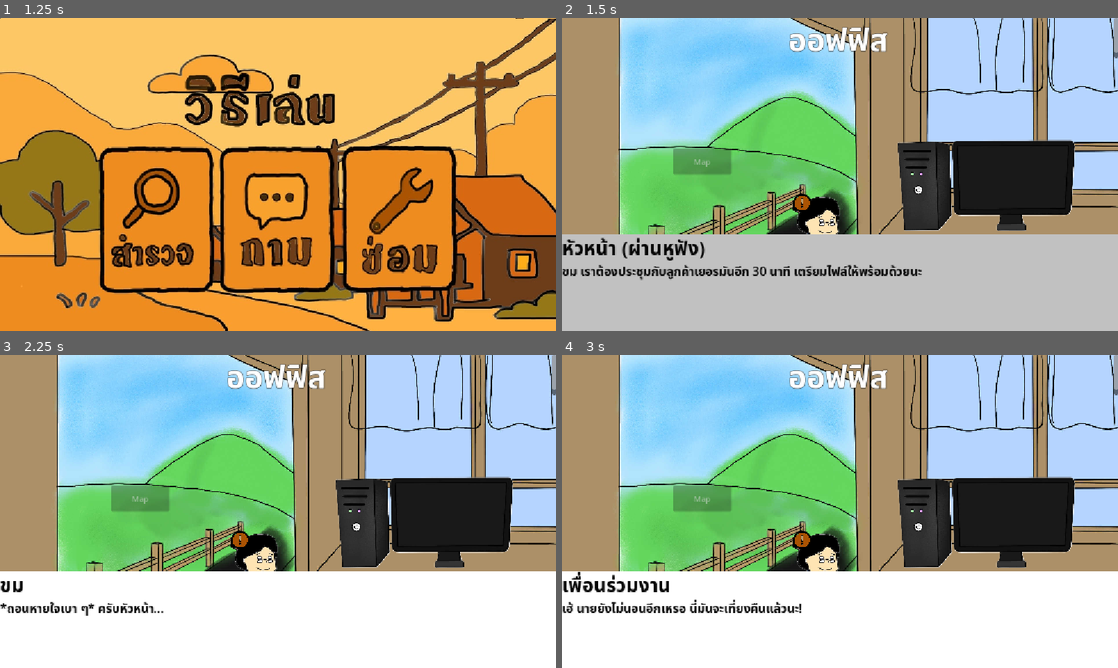
Above: before the commit, frames 1-4 (two rows, left to right).
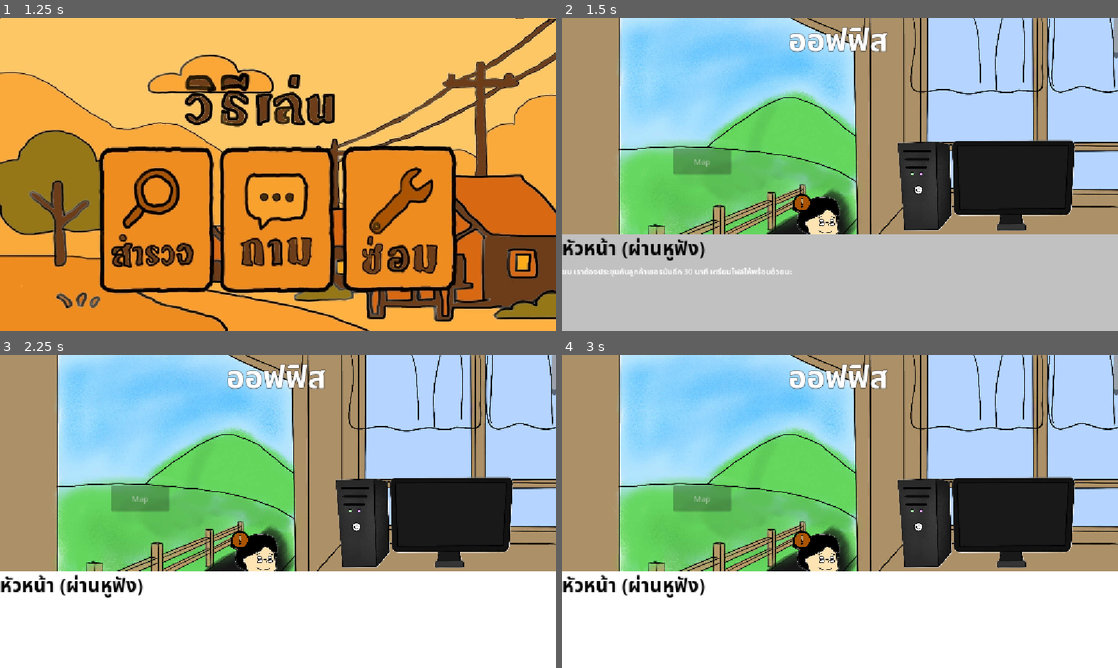
Above: after the commit, the same moments.

Repository: HeHHeyboi/BakChangKhom
Game: Godot game, scene res://Scene/Start_Scene.tscn
Same seed, same stepped clock (60 frames per second), same inputs: the game is played once before the commit and once after it.
Inputs (mouse positions are in pixels of both pictures, inside the frame that each line leads up to):
- Up to frame 1 (1.25 s): click "Start Game" at 0.5 s
- Up to frame 2 (1.5 s): click "Start Game" at 1.25 s
- Up to frame 3 (2.25 s): click (278, 621) at 2 s
- Up to frame 4 (3 s): click (840, 621) at 2.75 s

Frame 1 is identical in both runs. In frame 2, 1.3% of the frame differs, in the area x 0-65%, y 78-84%; in frame 3, 1.1%; in frame 4, 1.6%, in the area x 0-44%, y 69-83%.

Commit message:
Add time system and update dialog scene layout
Introduced a new time system with scene and script to display time of day. Refactored Dialog_Scene to use VBoxContainer for layout, changed TextBox to RichTextLabel, and updated export types in dialog_scene.gd. Minor project settings adjustments for window and locale configuration.

Diff:
--- a/Scene/Dialog_Scene.tscn
+++ b/Scene/Dialog_Scene.tscn
@@ -27,8 +27,8 @@
 process_mode = 3
 layer = 128
 script = ExtResource("1_wcj4s")
-TextBox = NodePath("PanelContainer/TextBox")
-NameBox = NodePath("PanelContainer/NameBox")
+TextBox = NodePath("PanelContainer/VBoxContainer/TextBox")
+NameBox = NodePath("PanelContainer/VBoxContainer/NameBox")
 ChoiceContainer = NodePath("ChoiceContainer")
 DialogButton = NodePath("PanelContainer")
 test_file = "Chapter1ReturnHome.txt"
@@ -69,14 +69,11 @@
 metadata/flip = true
 
 [node name="PanelContainer" type="Button" parent="."]
-anchors_preset = 7
-anchor_left = 0.5
-anchor_top = 1.0
-anchor_right = 0.5
+anchors_preset = -1
+anchor_top = 0.69100004
+anchor_right = 1.0
 anchor_bottom = 1.0
-offset_left = -576.0
-offset_top = -200.0
-offset_right = 576.0
+offset_top = 0.23196411
 grow_horizontal = 2
 grow_vertical = 0
 theme_override_styles/normal = SubResource("StyleBoxFlat_p7wtc")
@@ -87,26 +84,24 @@
 theme_override_styles/disabled = SubResource("StyleBoxFlat_mslf0")
 theme_override_styles/focus = SubResource("StyleBoxFlat_68vdo")
 
-[node name="NameBox" type="Label" parent="PanelContainer"]
+[node name="VBoxContainer" type="VBoxContainer" parent="PanelContainer"]
 layout_mode = 0
-offset_right = 1150.0
-offset_bottom = 55.0
+offset_right = 1152.0
+offset_bottom = 200.0
+
+[node name="NameBox" type="Label" parent="PanelContainer/VBoxContainer"]
+layout_mode = 2
 size_flags_vertical = 1
 theme_override_colors/font_color = Color(0, 0, 0, 1)
 theme_override_font_sizes/font_size = 40
 text = "sdsfsdfsfdsdfsfdsfsdfsf"
 metadata/_edit_lock_ = true
 
-[node name="TextBox" type="Label" parent="PanelContainer"]
-layout_mode = 0
-offset_top = 59.0
-offset_right = 1150.0
-offset_bottom = 204.0
+[node name="TextBox" type="RichTextLabel" parent="PanelContainer/VBoxContainer"]
+layout_mode = 2
 size_flags_vertical = 3
-theme_override_colors/font_color = Color(0, 0, 0, 1)
-theme_override_font_sizes/font_size = 25
 text = "kjhkjhkjh"
-autowrap_mode = 3
+text_direction = 1
 metadata/_edit_lock_ = true
 
 [node name="ChoiceContainer" type="VBoxContainer" parent="."]
--- /dev/null
+++ b/Scene/time_system.tscn
@@ -0,0 +1,31 @@
+[gd_scene load_steps=2 format=3 uid="uid://dglblhypmpmth"]
+
+[ext_resource type="Script" uid="uid://kt7fp2rokrmr" path="res://Scripts/TimeSystem/time_system.gd" id="1_nyd0s"]
+
+[node name="TimeSystem" type="CanvasLayer"]
+process_mode = 3
+layer = 0
+script = ExtResource("1_nyd0s")
+
+[node name="Control" type="Control" parent="."]
+layout_mode = 3
+anchors_preset = 15
+anchor_right = 1.0
+anchor_bottom = 1.0
+grow_horizontal = 2
+grow_vertical = 2
+
+[node name="PanelContainer" type="PanelContainer" parent="Control"]
+layout_mode = 0
+offset_right = 266.0
+offset_bottom = 91.0
+
+[node name="RichTextLabel" type="RichTextLabel" parent="Control/PanelContainer"]
+layout_mode = 2
+theme_override_font_sizes/normal_font_size = 50
+bbcode_enabled = true
+scroll_active = false
+horizontal_alignment = 1
+vertical_alignment = 1
+
+[connection signal="time_update" from="." to="." method="updateTime"]
--- /dev/null
+++ b/Scripts/TimeSystem/time_system.gd
@@ -0,0 +1,39 @@
+extends CanvasLayer
+
+@onready var textBox = $Control/PanelContainer/RichTextLabel as RichTextLabel
+@export var cur_time = TIME.MORNING
+
+enum TIME { MORNING, NOON, EVENING }
+signal time_update(t: TIME)
+
+
+func _ready() -> void:
+	updateTime(cur_time)
+
+
+func _process(delta: float) -> void:
+	updateTime(cur_time)
+
+
+func change_time(t: TIME) -> void:
+	cur_time = t
+	emit_signal("time_update", cur_time)
+
+
+func updateTime(t: TIME) -> void:
+	match t:
+		TIME.MORNING:
+			textBox.clear()
+			textBox.push_color(Color.LIGHT_YELLOW)
+			textBox.append_text("เช้า")
+			textBox.pop()
+		TIME.NOON:
+			textBox.clear()
+			textBox.push_color(Color.YELLOW)
+			textBox.append_text("เที่ยง")
+			textBox.pop()
+		TIME.EVENING:
+			textBox.clear()
+			textBox.push_color(Color.NAVY_BLUE)
+			textBox.append_text("เย็น")
+			textBox.pop()
--- a/Scripts/dialog_scene.gd
+++ b/Scripts/dialog_scene.gd
@@ -1,6 +1,6 @@
 extends CanvasLayer
 
-@export var TextBox: Label
+@export var TextBox: RichTextLabel
 @export var NameBox: Label
 @export var ChoiceContainer: VBoxContainer
 @export var DialogButton: Button
--- a/project.godot
+++ b/project.godot
@@ -25,7 +25,7 @@
 
 [display]
 
-window/size/mode=2
+window/size/always_on_top=true
 window/stretch/mode="canvas_items"
 
 [dotnet]
@@ -65,6 +65,10 @@
 ]
 }
 
+[internationalization]
+
+locale/locale_filter_mode=1
+
 [layer_names]
 
 2d_physics/layer_1="Player"
Not shown, added: Scripts/TimeSystem/time_system.gd.uid
